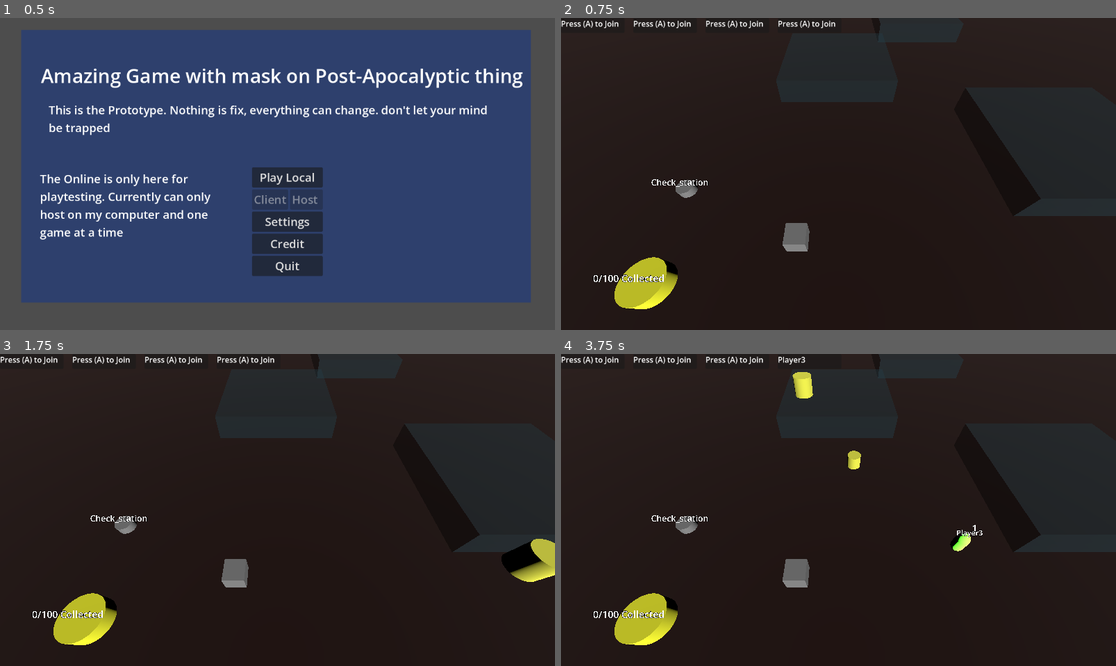
Above: before the commit, frames 1-4 (two rows, left to right).
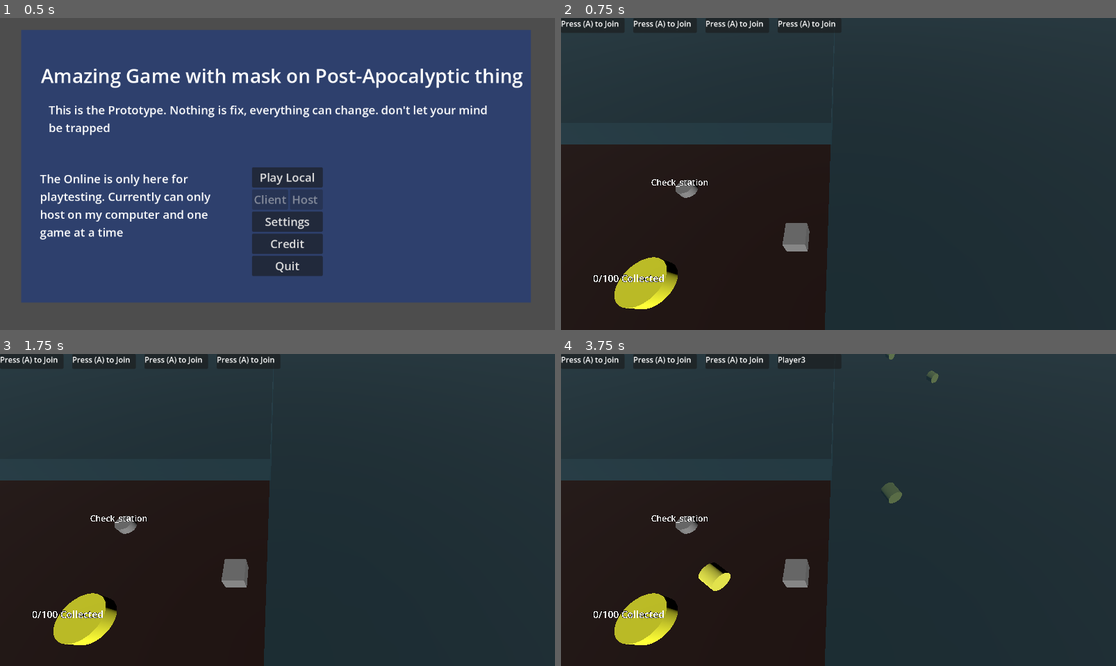
Above: after the commit, the same moments.

Repository: icvara/GGJ26
Game: Godot game, scene res://Menu/Landing_menu.tscn
Same seed, same stepped clock (60 frames per second), same inputs: the game is played once before the commit and once after it.
Inputs:
- Up to frame 1 (0.5 s): no input
- Up to frame 2 (0.75 s): click "Play Local" at 0.5 s
- Up to frame 3 (1.75 s): tap A (move_left) at 1.25 s; hold D (move_right) from 1.28 s (still down); tap Space (action) at 1.35 s
- Up to frame 4 (3.75 s): tap A (move_left) at 2, 2.75, 3.5 s; release D (move_right) at 2.03 s; hold S (move_down) 2.03-2.78 s; tap Enter (join_game) at 2.1, 3.6 s; hold D (move_right) 2.78-3.53 s; tap Space (action) at 2.85 s; hold W (move_up) from 3.53 s (still down)

Frame 1 is identical in both runs. In frame 2, 56% of the frame differs, in the area x 0-100%, y 0-100%; in frame 3, 56%; in frame 4, 56%.

Commit message:
add executable

Diff:
--- a/godot-ggj-26/Infection/infection.gd
+++ b/godot-ggj-26/Infection/infection.gd
@@ -2,7 +2,9 @@
 
 var probability = 0.5
 var infection_state = 0
-var max_infection = 5
+var max_infection = 10
+var late_state_infection = 8
+
 
 var player: Node3D
 
@@ -11,19 +13,23 @@
 	if player:
 		if !player.isDead:
 			infection_state += delta
-			progress_infection()
-			if infection_state > max_infection:
-				player.Die()
+
+			if infection_state > late_state_infection:
+				progress_infection()
+				if infection_state > max_infection:
+					player.Die()
 
 
 func infect_player(p):
 		player = p
-		var mesh := player.get_node("MeshInstance3D")
-		var mat = mesh.get_active_material(0)
-		mat.albedo_color.g = 0
+
 
 
 func progress_infection():
 	var mesh := player.get_node("MeshInstance3D")
 	var mat = mesh.get_active_material(0)
-	mat.albedo_color.g += 0.1
+	mat = mat.duplicate()
+	mesh.set_surface_override_material(0, mat)
+	mat.albedo_color.g = 1
+	mat.albedo_color.r = 0.2
+	mat.albedo_color.b = 0.2
--- a/godot-ggj-26/items/rn_gobject_on_map.tscn
+++ b/godot-ggj-26/items/rn_gobject_on_map.tscn
@@ -8,6 +8,7 @@
 items = Array[PackedScene]([ExtResource("2_oos6l")])
 
 [node name="Timer" type="Timer" parent="." unique_id=537582401]
+wait_time = 0.5
 autostart = true
 
 [node name="Camera3D" type="Camera3D" parent="." unique_id=1903742406]
--- a/godot-ggj-26/main_game.tscn
+++ b/godot-ggj-26/main_game.tscn
@@ -24,7 +24,7 @@
 BaseCamp = NodePath("../Base")
 
 [node name="Player_manager" parent="." unique_id=1889040666 instance=ExtResource("4_2pltu")]
-transform = Transform3D(1, 0, 0, 0, 1, 0, 0, 0, 1, 0, 3.7631774, 0)
+transform = Transform3D(1, 0, 0, 0, 1, 0, 0, 0, 1, -4.6310005, 3.7631774, 8.56362)
 player_scene = ExtResource("2_yx7mw")
 infection = ExtResource("5_4srsv")
 
@@ -45,8 +45,8 @@
 transform = Transform3D(1, 0, 0, 0, 1, 0, 0, 0, 1, -8.682478, 0.2909844, 8.443359)
 
 [node name="RNGobjectOnMap" parent="." unique_id=471875983 instance=ExtResource("10_02kkc")]
-transform = Transform3D(1, 0, 0, 0, 1, 0, 0, 0, 1, 0, 7, 2.5)
-grid_size = Vector3i(10, 1, 7)
+transform = Transform3D(1, 0, 0, 0, 1, 0, 0, 0, 1, 0, 7, -5)
+grid_size = Vector3i(20, 1, 20)
 cell_size = 1.0
 
 [node name="Test_map" parent="." unique_id=595271426 instance=ExtResource("10_mf81u")]
@@ -55,10 +55,7 @@
 transform = Transform3D(1, 0, 0, 0, 1, 0, 0, 0, 1, -9.300762, 0, 3.28129)
 
 [node name="infection_fog" parent="." unique_id=1722321046 instance=ExtResource("12_aomqu")]
-transform = Transform3D(1, 0, 0, 0, 1, 0, 0, 0, 1, 15, 0, 0)
+transform = Transform3D(1, 0, 0, 0, 1, 0, 0, 0, 1, 24.528002, 0, 0)
 
 [node name="infection_fog2" parent="." unique_id=812520803 instance=ExtResource("12_aomqu")]
-transform = Transform3D(1, 0, 0, 0, 1, 0, 0, 0, 1, -0.12125397, 0, -11.052289)
-
-[node name="infection_fog3" parent="." unique_id=1471282889 instance=ExtResource("12_aomqu")]
-transform = Transform3D(1, 0, 0, 0, 1, 0, 0, 0, 1, 10.04123, 0, -24.053265)
+transform = Transform3D(1, 0, 0, 0, 1, 0, 0, 0, 1, -25.493576, 0, -25.783878)
--- a/godot-ggj-26/project.godot
+++ b/godot-ggj-26/project.godot
@@ -55,3 +55,7 @@
 "events": [Object(InputEventKey,"resource_local_to_scene":false,"resource_name":"","device":-1,"window_id":0,"alt_press …(191 unchanged characters)…
 ]
 }
+
+[rendering]
+
+textures/vram_compression/import_etc2_astc=true
--- a/godot-ggj-26/station/infection_fog.tscn
+++ b/godot-ggj-26/station/infection_fog.tscn
@@ -3,16 +3,16 @@
 [ext_resource type="Script" uid="uid://dl27vp6xna3co" path="res://station/infection_fog.gd" id="1_4s5t5"]
 [ext_resource type="PackedScene" uid="uid://65rtgrnax6qc" path="res://Infection/infection.tscn" id="2_26cwi"]
 
-[sub_resource type="ConcavePolygonShape3D" id="ConcavePolygonShape3D_i0gp8"]
-data = PackedVector3Array(-5, 0.5, 5, 5, 0.5, 5, -5, -0.5, 5, 5, 0.5, 5, 5, -0.5, 5, -5, -0.5, 5, 5, 0.5, -5, -5, 0.5, -5, 5, -0.5, -5, -5, 0.5, -5, -5, -0.5, -5, 5, -0.5, -5, 5, 0.5, 5, 5, 0.5, -5, 5, -0.5, 5, 5, 0.5, -5, 5, -0.5, -5, 5, -0.5, 5, -5, 0.5, -5, -5, 0.5, 5, -5, -0.5, -5, -5, 0.5, 5, -5, -0.5, 5, -5, -0.5, -5, 5, 0.5, 5, -5, 0.5, 5, 5, 0.5, -5, -5, 0.5, 5, -5, 0.5, -5, 5, 0.5, -5, -5, -0.5, 5, 5, -0.5, 5, -5, -0.5, -5, 5, -0.5, 5, 5, -0.5, -5, -5, -0.5, -5)
+[sub_resource type="ConcavePolygonShape3D" id="ConcavePolygonShape3D_26cwi"]
+data = PackedVector3Array(-25, 2, 25, 25, 2, 25, -25, -2, 25, 25, 2, 25, 25, -2, 25, -25, -2, 25, 25, 2, -25, -25, 2, -25, 25, -2, -25, -25, 2, -25, -25, -2, -25, 25, -2, -25, 25, 2, 25, 25, 2, -25, 25, -2, 25, 25, 2, -25, 25, -2, -25, 25, -2, 25, -25, 2, -25, -25, 2, 25, -25, -2, -25, -25, 2, 25, -25, -2, 25, -25, -2, -25, 25, 2, 25, -25, 2, 25, 25, 2, -25, -25, 2, 25, -25, 2, -25, 25, 2, -25, -25, -2, 25, 25, -2, 25, -25, -2, -25, 25, -2, 25, 25, -2, -25, -25, -2, -25)
 
 [sub_resource type="StandardMaterial3D" id="StandardMaterial3D_4s5t5"]
 transparency = 1
-albedo_color = Color(0.10980392, 0.2784314, 0.33333334, 0.3764706)
+albedo_color = Color(0.10980392, 0.2784314, 0.33333334, 0.7294118)
 
 [sub_resource type="BoxMesh" id="BoxMesh_26cwi"]
 material = SubResource("StandardMaterial3D_4s5t5")
-size = Vector3(10, 4, 10)
+size = Vector3(50, 4, 50)
 
 [node name="infection_fog" type="Node3D" unique_id=1722321046]
 script = ExtResource("1_4s5t5")
@@ -20,8 +20,8 @@
 
 [node name="Area3D" type="Area3D" parent="." unique_id=1855207783]
 
-[node name="CollisionShape3D2" type="CollisionShape3D" parent="Area3D" unique_id=1979383482]
-shape = SubResource("ConcavePolygonShape3D_i0gp8")
+[node name="CollisionShape3D" type="CollisionShape3D" parent="Area3D" unique_id=996751339]
+shape = SubResource("ConcavePolygonShape3D_26cwi")
 
 [node name="MeshInstance3D" type="MeshInstance3D" parent="." unique_id=1930382854]
 mesh = SubResource("BoxMesh_26cwi")
Not shown, changed: godot-ggj-26/Textures/Test_texture01.png.import
Not shown, added: godot-ggj-26/export_presets.cfg
Not shown, added: Export/Mac/godot_GGJ26.zip
Not shown, added: Export/linux/godot_GGJ26.pck
Not shown, added: Export/linux/godot_GGJ26.sh
Not shown, added: Export/linux/godot_GGJ26.x86_64
Not shown, added: Export/window/godot_GGJ26.console.exe
Not shown, added: Export/window/godot_GGJ26.exe
Not shown, added: Export/window/godot_GGJ26.pck
